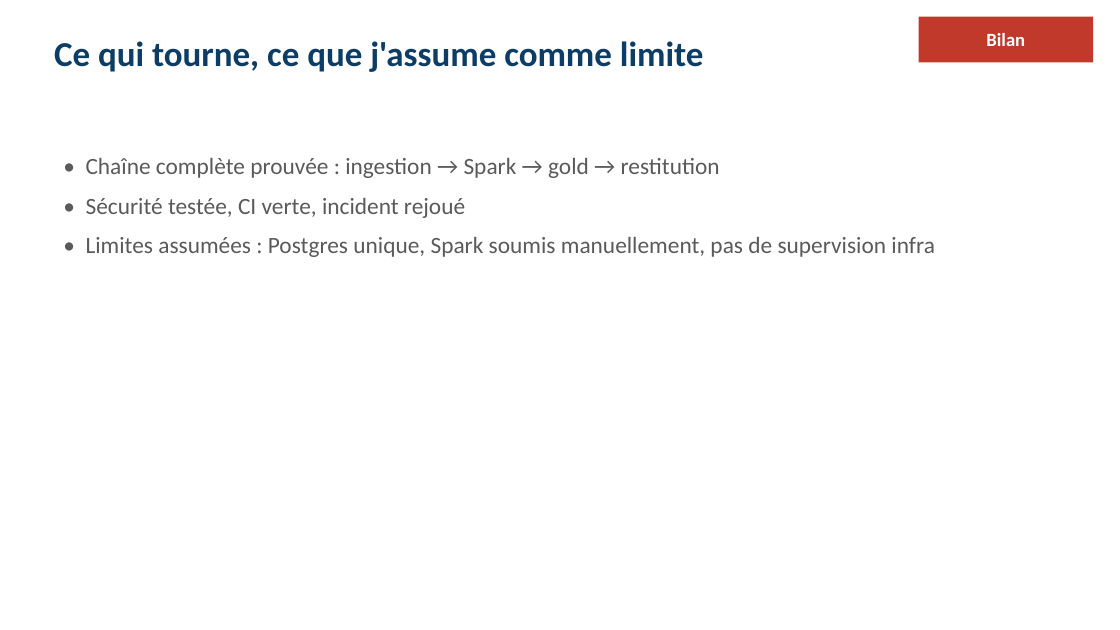
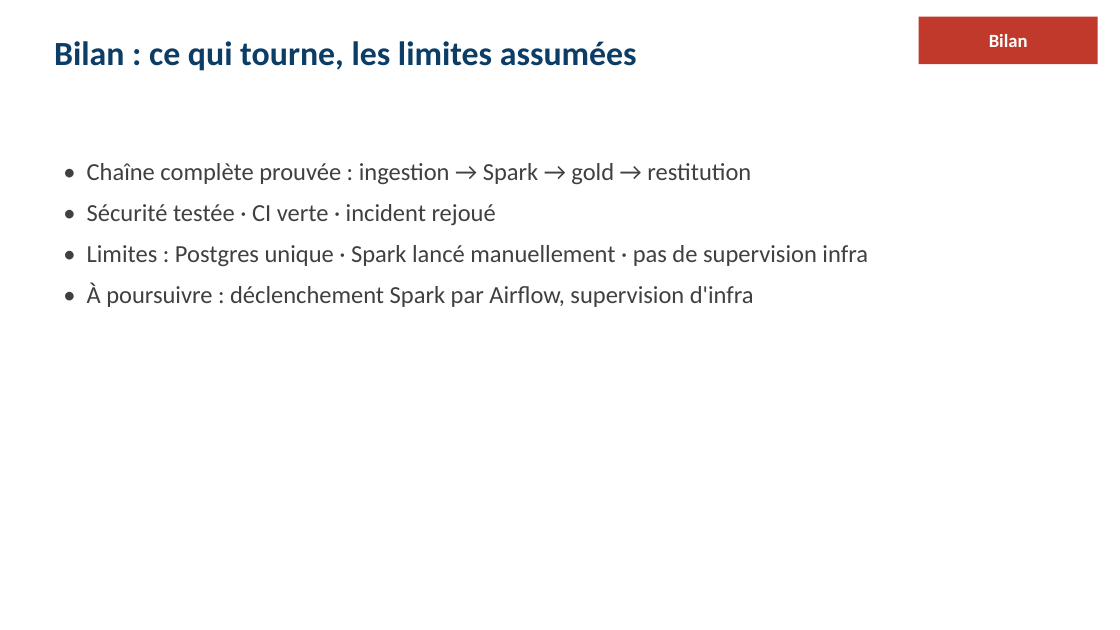
Before and after one commit to ratpiGene/ELT-Eckert, a slide deck: slide 17 of soutenance/support_eckert.pptx (slide 43 before the commit). Drawn at 1120x630 pixels with LibreOffice and Linux fonts; fonts in the diff are those of the drawing. Boxes give left, top, right and bottom in pixels: in the first picture for what was removed or moved away, otherwise in the second. Text is boxed around its words. In the diff, an @@ line names an element or a change of style, - is before the commit and + after.

```diff
--- a/soutenance/support_eckert.pptx
+++ b/soutenance/support_eckert.pptx
@@ rectangle "Bilan": place and size @@
-rectangle "Bilan" at (919,17,1094,63)
+rectangle "Bilan" at (919,17,1098,65)
@@ text at (54,41,637,71): text changed; size 30 to 29 pt @@
-Ce qui tourne, ce que j'assume comme limite
+Bilan : ce qui tourne, les limites assumées
@@ text at (87,163,751,184): size 20 to 21 pt, text colour #5A5A5A to #404040 in "• Chaîne complète prouvée : ingestion → ..." @@
@@ text at (87,204,868,307): text changed; size 20 to 21 pt; text colour #5A5A5A to #404040 @@
-• Sécurité testée, CI verte, incident rejoué
-• Limites assumées : Postgres unique, Spark soumis manuellement, pas de supervision infra
+• Sécurité testée · CI verte · incident rejoué
+• Limites : Postgres unique · Spark lancé manuellement · pas de supervision infra
+• À poursuivre : déclenchement Spark par Airflow, supervision d'infra
```
Also in this commit, not shown: 19 other slides changed, 28 slides removed, 2 other files.
